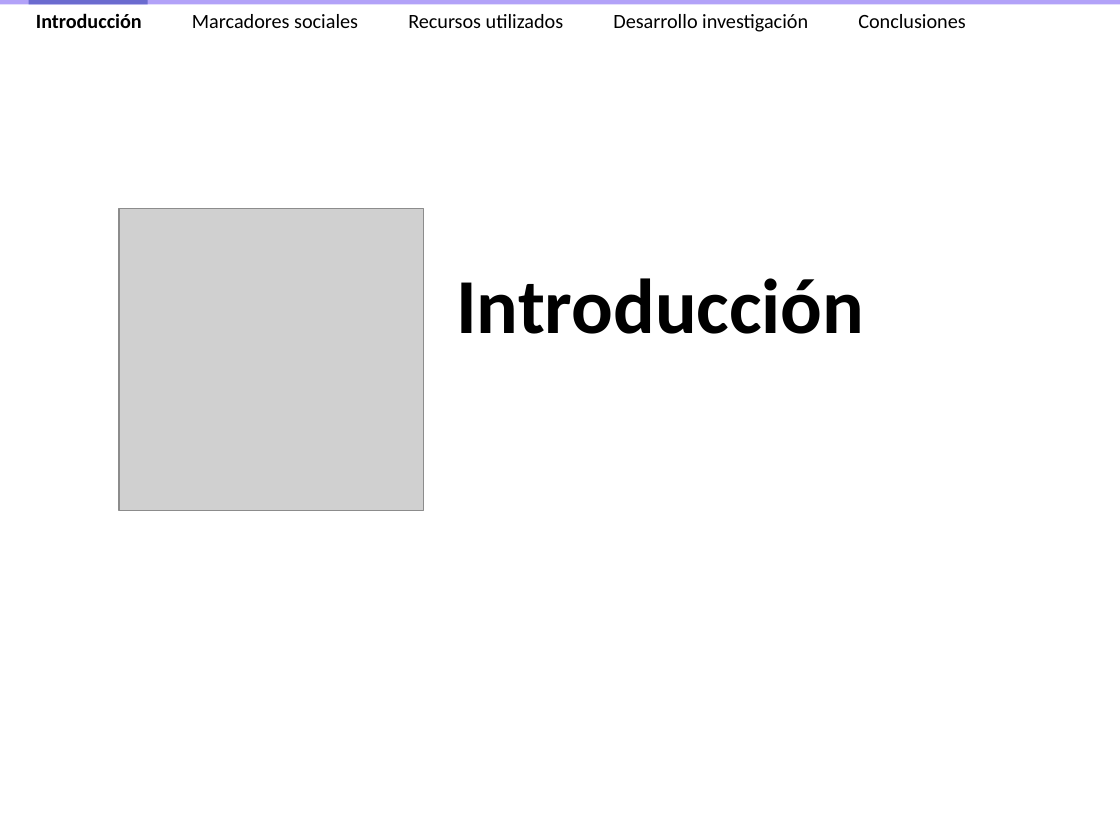
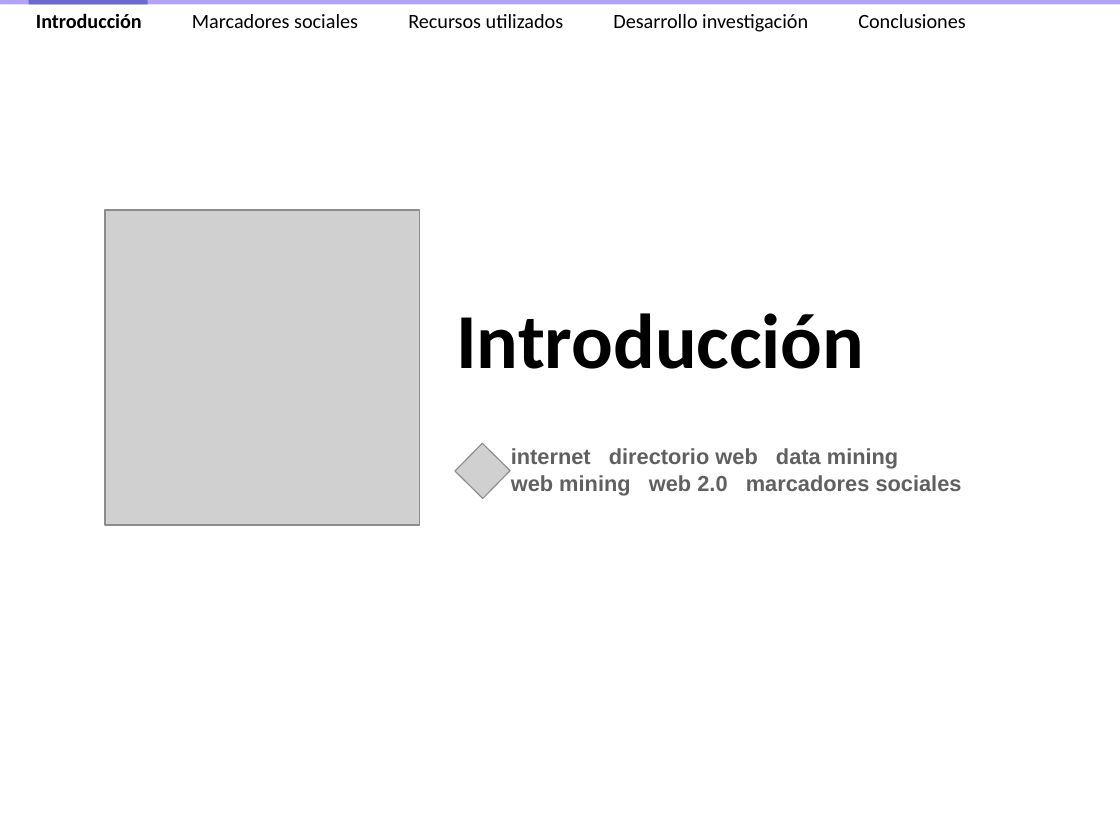
Before and after one commit to ak907kenai/nicotournetesis, a slide deck: slide 4 of docs_trunk/Presentación/Nicolás Tourné - Presentación Tesis (v2.4).ppt. Drawn at 1120x840 pixels with LibreOffice and Linux fonts; fonts in the diff are those of the drawing; grey boxes stand for pictures. Boxes give left, top, right and bottom in pixels: in the first picture for what was removed or moved away, otherwise in the second. Text is boxed around its words. In the diff, an @@ line names an element or a change of style, - is before the commit and + after.

```diff
--- a/docs_trunk/Presentación/Nicolás Tourné - Presentación Tesis (v2.4).ppt
+++ b/docs_trunk/Presentación/Nicolás Tourné - Presentación Tesis (v2.4).ppt
@@ picture: place and size @@
-picture at bbox=[119, 208, 423, 511]
+picture at bbox=[105, 211, 420, 525]
@@ text "Introducción": place and size @@
-text "Introducción" at bbox=[456, 278, 864, 334]
+text "Introducción" at bbox=[456, 313, 864, 369]
@@ picture added at bbox=[454, 443, 510, 499] @@
@@ text added at bbox=[511, 448, 962, 495], 14 pt, text #606060, bold @@
+internet directorio web data mining
+web mining web 2.0 marcadores sociales
```
Also in this commit, not shown: 14 other slides changed, 6 slides added, 1 other file.
